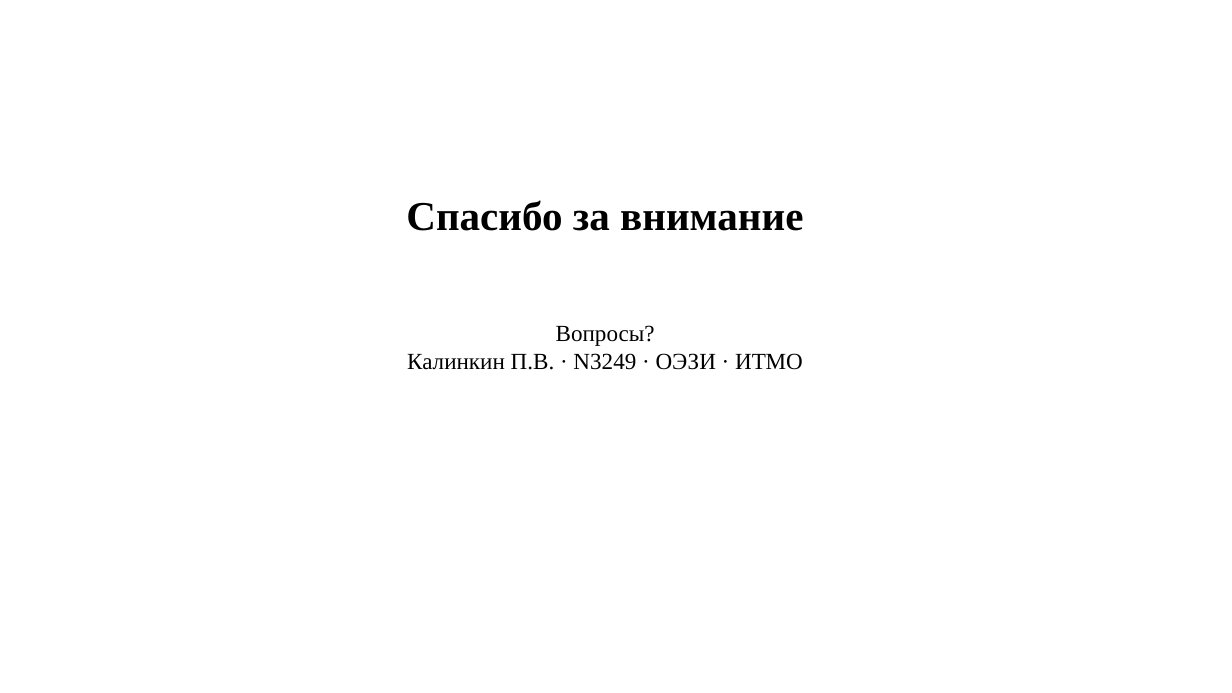
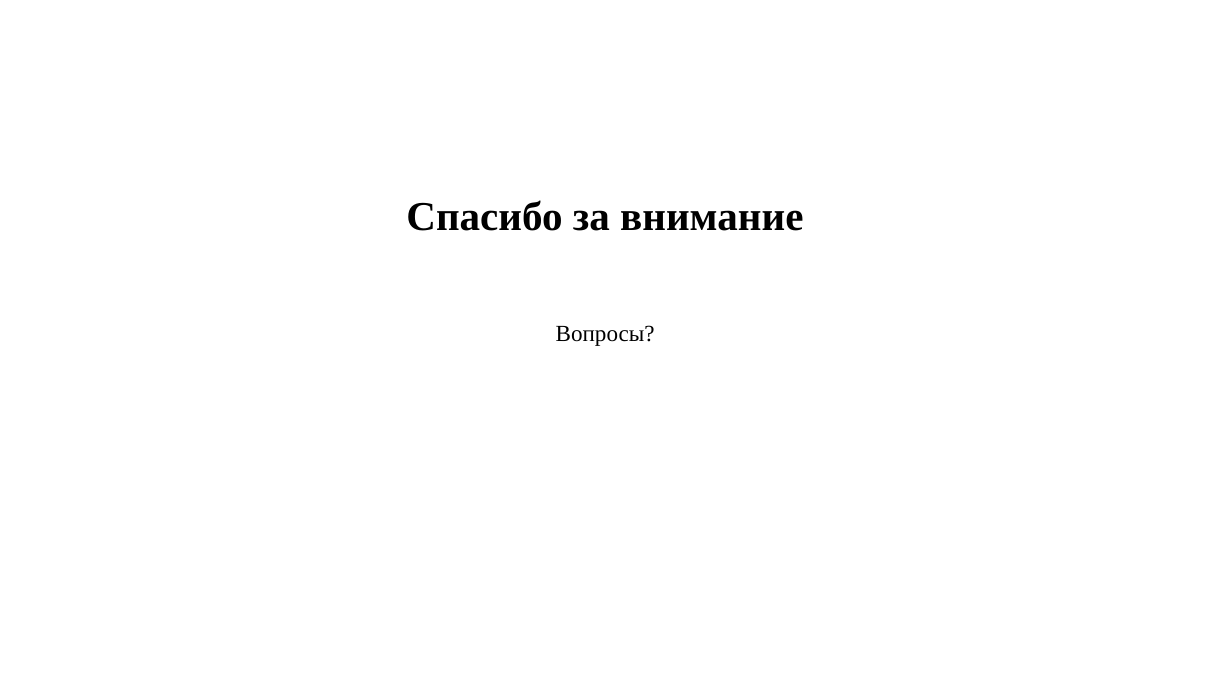
Before and after one commit to NamePantrer/university-reports, a slide deck: slide 7 of ОЭЗИ/ПР3_ТЭО_ИС_АудитИБ/ОЭЗИ_ПР3_ТЭО_презентация.pptx. Drawn at 1232x693 pixels with LibreOffice and Linux fonts; fonts in the diff are those of the drawing. Boxes give left, top, right and bottom in pixels: in the first picture for what was removed or moved away, otherwise in the second. Text is boxed around its words. In the diff, an @@ line names an element or a change of style, - is before the commit and + after.

Commit message:
Remove author name from ПР3 slide

```diff
--- a/ОЭЗИ/ПР3_ТЭО_ИС_АудитИБ/ОЭЗИ_ПР3_ТЭО_презентация.pptx
+++ b/ОЭЗИ/ПР3_ТЭО_ИС_АудитИБ/ОЭЗИ_ПР3_ТЭО_презентация.pptx
@@ text at (556,325,655,346): text changed @@
-Вопросы?
-Калинкин П.В. · N3249 · ОЭЗИ · ИТМО
+Вопросы?
```
